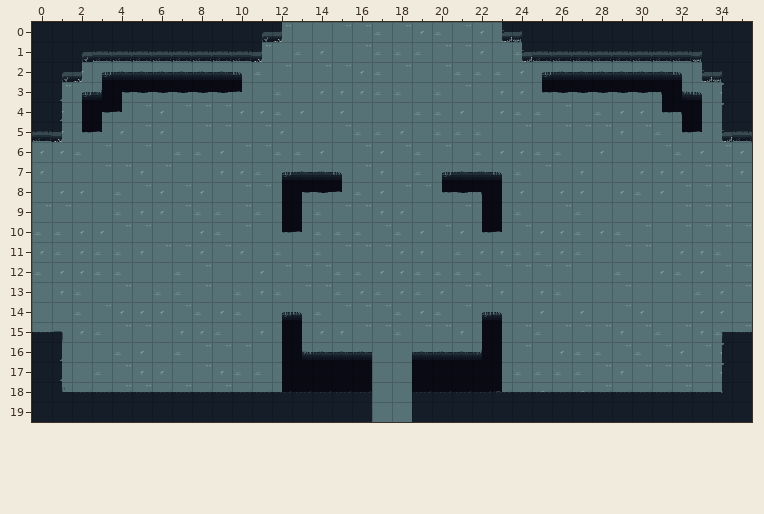
Tiled map: Assets/Resources/Tilemap/Level1.tmx. This is how it looked before the edit.
Cells are 32x32 px. Shown: x 0..35, y 0..19. The commit also replaced the tileset; all pictures use the new one.
And afterwards:
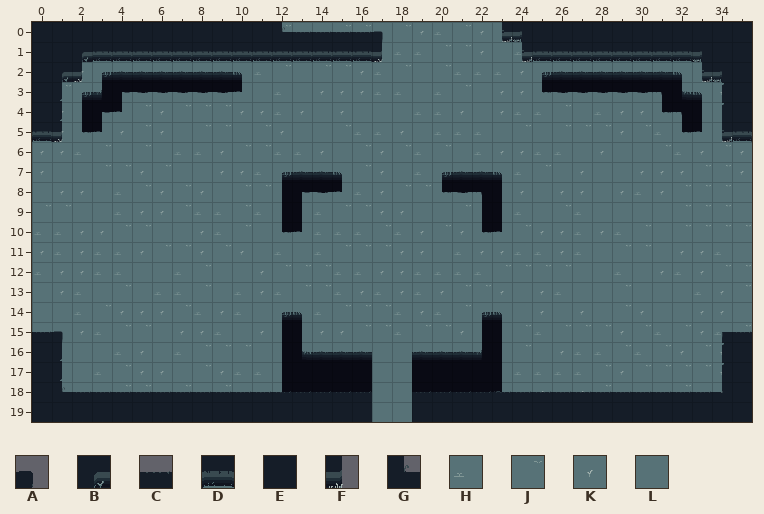
Key: from "ground_tilset": A 2, B 3, C 5, D 6, E 8, F 10, G 11, H 16, J 17, K 18, L 19.
_ is an empty cell, # one hidden under a higher layer.
Tiles replaced or removed in this view: B, F, H, J, K, L.
Tiles of an added or newly shown layer are drawn over the layers below it.
Difference:
Changed rows in their new state; . is an unchanged cell.
Layer "background" (removed):
first column x 11:
 0 .______
 1 _______
Layer "ground":
first column x 11:
 0 #JLLJJH
 1 #.....H
Layer "aboveground" (added):
first column x 11:
 0 EGCCCCA
 1 DDDDDDF
Boxes around the changes in both pictures, in picture pixels (x1, y1, x2, y2):
changed: (252, 27, 383, 62)
